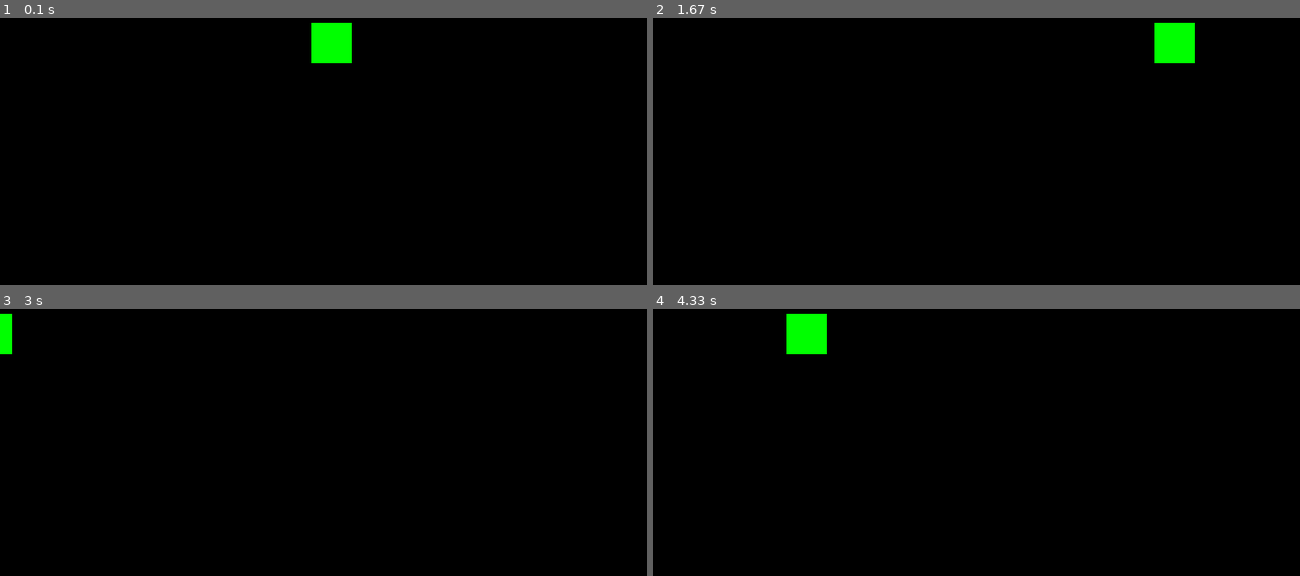
Above: before the commit, frames 1-4 (two rows, left to right).
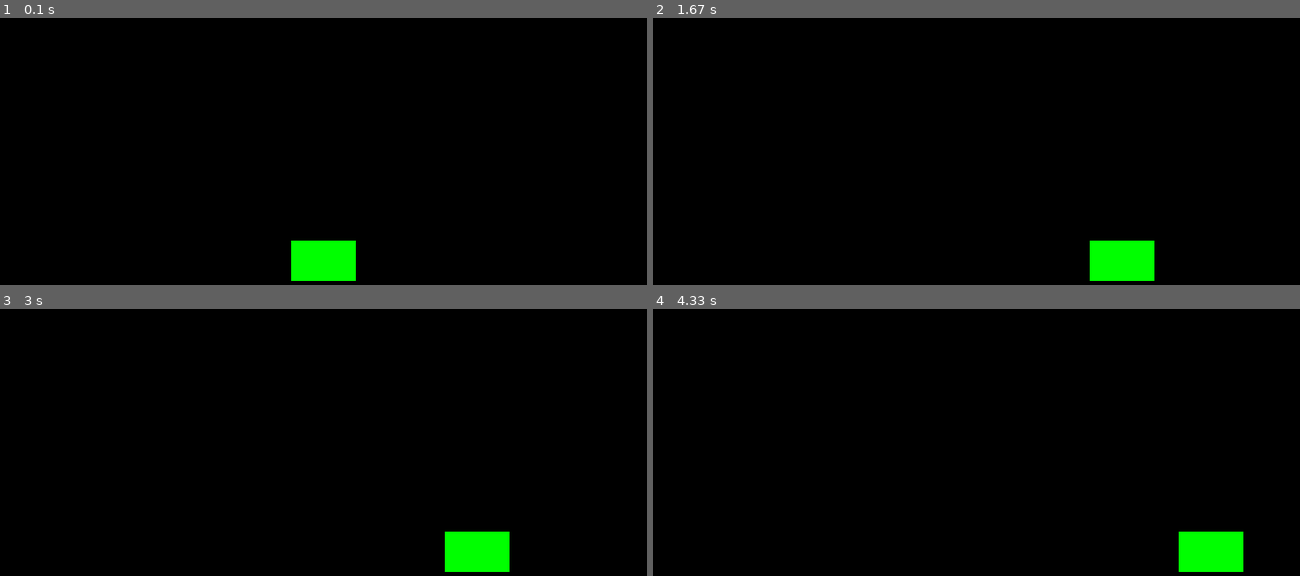
Above: after the commit, the same moments.

Repository: Batrin/CatchFruits
Game: pygame game, started from CatchFruits.py
Two runs of this game, one before a commit and one after it. Both use one fixed random seed, a clock stepped at 60 frames per second and the inputs below.
Inputs:
- Up to frame 1 (0.1 s): no input
- Up to frame 2 (1.67 s): hold Right 0.33-0.8 s; hold Right 0.83-1.3 s; hold Left from 1.33 s (still down)
- Up to frame 3 (3 s): release Left at 1.87 s; hold Left 1.9-2.3 s; hold Right 2.33-2.97 s
- Up to frame 4 (4.33 s): hold Left 3-3.47 s; hold Right 3.5-3.97 s; hold Right from 4 s (still down)

The runs differ from the first frame. In frame 1, 2.5% of the frame differs, in the area x 45-55%, y 1-99%; in frame 2, 2.5%; in frame 3, 1.8%; in frame 4, 2.5%.

Commit message:
Added key management

Diff:
--- a/CatchFruits.py
+++ b/CatchFruits.py
@@ -12,25 +12,27 @@
 BLUE = (0, 0, 255)
 
 
-class Player(pygame.sprite.Sprite):
+class Basket(pygame.sprite.Sprite):
     def __init__(self):
         pygame.sprite.Sprite.__init__(self)
-        self.image = pygame.Surface((50, 50))
+        self.image = pygame.Surface((80, 50))
         self.image.fill(GREEN)
         self.rect = self.image.get_rect()
-        self.rect.center = (WIDTH / 2 , HEIGHT / 2)
+        self.rect.center = (WIDTH / 2 , HEIGHT -30)
     def update(self):
-        self.rect.x +=5
-        if self.rect.left > WIDTH:
-            self.rect.right = 0
+            if event.type == pygame.KEYDOWN:
+                if event.key == pygame.K_LEFT:
+                    self.rect.x -= 10
+                if event.key == pygame.K_RIGHT:
+                    self.rect.x += 10
 
 pygame.init()
 screen = pygame.display.set_mode((WIDTH, HEIGHT))
 pygame.display.set_caption("Catch Fruits")
 clock = pygame.time.Clock()
 all_sprites = pygame.sprite.Group()
-player = Player()
-all_sprites.add(player)
+basket = Basket()
+all_sprites.add(basket)
 
 running = True
 while running:
